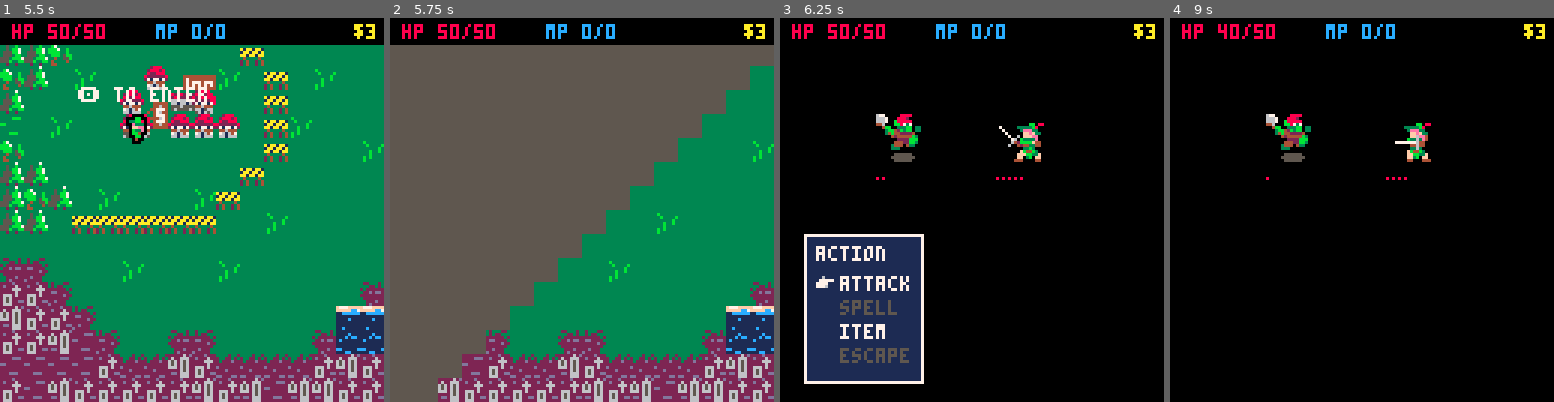
Above: before the commit, frames 1-4 (left to right).
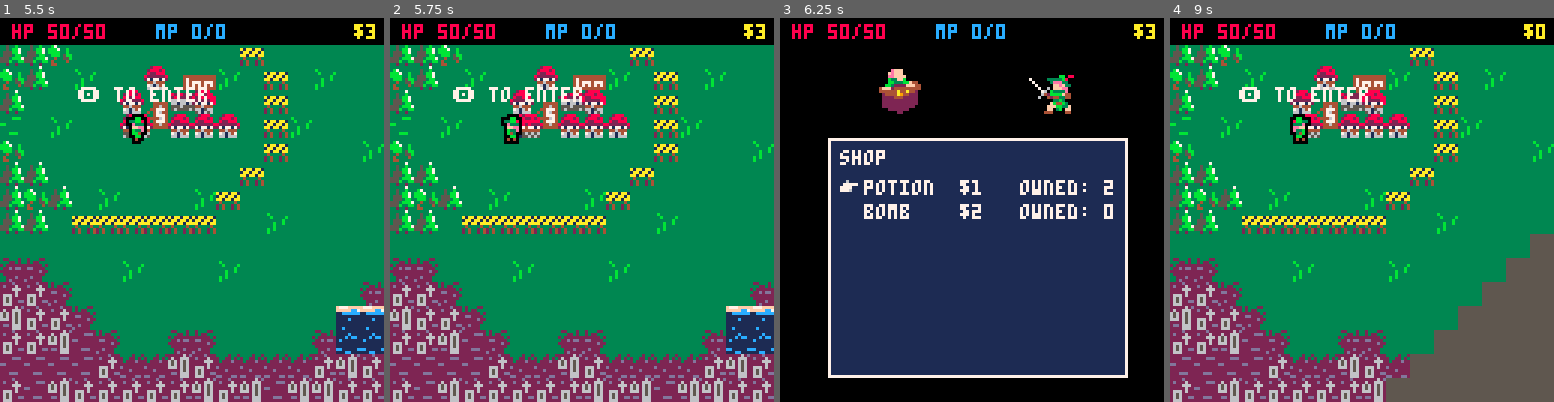
Above: after the commit, the same moments.

Repository: AddisonMink/pico8-rpg
Game: PICO-8 cartridge main.p8
Two runs of this game, one before a commit and one after it. Both use one fixed random seed, a clock stepped at 60 frames per second and the inputs below.
Inputs:
- Up to frame 1 (5.5 s): tap X (X key) at 0.33, 1.07, 1.85, 2.97, 4.08, 5.2 s; tap O (Z key) at 0.7, 1.7, 2.1, 2.5, 2.9, 3.3, 3.7, 4.1, 4.5, 4.9, 5.3 s; hold Right 1.6-2.1 s; hold Up 2.15-2.42 s; hold Right 2.47-3.03 s; hold Left 3.08-3.58 s; hold Down 3.63-3.97 s; hold Right 4.02-4.68 s; hold Up 4.73-5.03 s; hold Left from 5.08 s (still down)
- Up to frame 2 (5.75 s): release Left at 5.68 s; tap O (Z key) at 5.7 s; hold Down from 5.73 s (still down)
- Up to frame 3 (6.25 s): release Down at 6.03 s; hold Right from 6.08 s (still down); tap O (Z key) at 6.1 s
- Up to frame 4 (9 s): tap X (X key) at 6.32, 7.43, 8.55 s; tap O (Z key) every 0.4 s from 6.5 to 8.9 s; release Right at 6.58 s; hold Right 6.63-7.13 s; hold Up 7.18-7.45 s; hold Right 7.5-8.07 s; hold Left 8.12-8.62 s; hold Down from 8.67 s (still down)

Frame 1 is identical in both runs. In frame 2, 51% of the frame differs, in the area x 0-100%, y 7-100%; in frame 3, 47%; in frame 4, 93%, in the area x 0-100%, y 1-100%.

Commit message:
add battle background. add different encounter tables for different regions.

Diff:
--- a/battle.lua
+++ b/battle.lua
@@ -1,5 +1,6 @@
-function battle_new(enemy)
+function battle_new(enemy, background_id)
   -- #region constants
+  background_id = background_id or 172
   local animation_fps = 12
   local attack_id_offsets = { 2, 4, 7 }
   local attack_widths = { 2, 3, 3 }
@@ -16,6 +17,13 @@
   local flash, anim, message, t0 = nil, nil, nil, time()
   local state = "player_turn"
   local me = {}
+
+  local function draw_background()
+    for x = 0, 8 do
+      local x = camera_x + x * 16
+      spr(background_id, x, camera_y + 8, 2, 2)
+    end
+  end
 
   local function draw_message(text, color)
     local x = camera_x + 64 - (#text * 2)
@@ -251,7 +259,7 @@
 
   function me:draw()
     cls()
-
+    draw_background()
     draw_unit(enemy, camera_x + 32, camera_y + 32)
     draw_unit(player, camera_x + 72, camera_y + 32)
 
--- a/game.lua
+++ b/game.lua
@@ -32,7 +32,7 @@
         dialogue = result
         transition(world, dialogue, "dialogue")
       elseif code == "battle" then
-        battle = battle_new(result)
+        battle = battle_new(result.enemy, result.background_id)
         transition(world, battle, "battle")
       elseif code == "scripted_battle" then
         battle = battle_new(result.spawn())
--- a/main.p8
+++ b/main.p8
@@ -114,22 +114,22 @@
 0000000fffbb33f00000000ffbb33f000000000000fff3bb3fff00000000000000fff3bb3fff0000000000000000000000000000000000000070070007777700
 0000000ff03b0ff00000000ff3b0ff0000000000000ff03b00fff00000000000000ff03b00fff000000000000000000000000000000000000700007007070700
 00000044400004400000000440004440000000000044400000044000000000000044400000044000000000000000000000000000000000000000000000000000
-000000000000000000000000000000000000000000000000000000000000006600000000000000000000000000000000c5cc7ccc5ccccc5c0000000000000000
-000000000000000000000000000000000000000000000000000000000000666000000000000000000000000000000000555bb7cc5ccbcc5c0000000000000000
-0888880000000000000000000000000000000000000000000000000000666000000000000000000000000000000000005555bbc555cbc5550000000000000000
-000888880000000000000000000000000000000000000000000000006660000000000000000000000000000000000000353bbb5555bb75550000000000000000
-00008988800000000000000088888800000000000000000000000006760000000000000060000000000000000000000033b55b73535bb5550000000000000000
-00000899888000000000008888888000000000000000000000000067600000000000006600000000000000000000000053bbbb5333bb53530000000000000000
-0000089998880000000008888988000000000000000000000000067600000000000006600000000000000000000000003b55bbb5535bb3350000000000000000
-000089979988800000008888998000000000000000000000000067600000000000006760000000000000060000000000bbbbbbb5bb55b7330000000000000000
-000089977998800000088889998000000000888888000000000677600000000000067600000000000000600000000000555b5b555bbbbb570000000000000000
-00088997799988000008889979980000000000888880000000677600000000000067600000000000000660000000000053334533bbbb5bb30000000000000000
-00889977799998000088889779988800000000089888800007776000000000000677600000000000006700000000000033534333555bbbb30000000000000000
-0889977777999800008889977999888000000088999888007777600000000000077760000000000007760000000000003333433bbbb5bb5b0000000000000000
-089977777779980000889977779998800000888997998880777700000000000007760000000000000770000000000000333343b3333433330000000000000000
-00997777777998000089977777999880000888997779988077770000000000000770000000000000000000000000000033533333b33433b30000000000000000
-0009977777799000008997777799888000088997777998807770000000000000000000000000000000000000000000003333b333333433330000000000000000
-000997777799000000089977799980000008899777799880070000000000000000000000000000000000000000000000b333333b3b333b330000000000000000
+000000000000000000000000000000000000000000000000000000000000006600000000000000000000000000000000c5cc7ccc5ccccc5ccccccccccccccccc
+000000000000000000000000000000000000000000000000000000000000666000000000000000000000000000000000555bb7cc5ccbcc5ccccccccccccccccc
+0888880000000000000000000000000000000000000000000000000000666000000000000000000000000000000000005555bbc555cbc555cccccccccccccccc
+000888880000000000000000000000000000000000000000000000006660000000000000000000000000000000000000353bbb5555bb7555cccccccccccccccc
+00008988800000000000000088888800000000000000000000000006760000000000000060000000000000000000000033b55b73535bb555cccccccccccccccc
+00000899888000000000008888888000000000000000000000000067600000000000006600000000000000000000000053bbbb5333bb5353cbcccccccccccccc
+0000089998880000000008888988000000000000000000000000067600000000000006600000000000000000000000003b55bbb5535bb335cbc5cccccccccccc
+000089979988800000008888998000000000000000000000000067600000000000006760000000000000060000000000bbbbbbb5bb55b733bbb553333333bb33
+000089977998800000088889998000000000888888000000000677600000000000067600000000000000600000000000555b5b555bbbbb57353533b333333333
+00088997799988000008889979980000000000888880000000677600000000000067600000000000000660000000000053334533bbbb5bb333333333333333b3
+00889977799998000088889779988800000000089888800007776000000000000677600000000000006700000000000033534333555bbbb333333b3333b333b3
+0889977777999800008889977999888000000088999888007777600000000000077760000000000007760000000000003333433bbbb5bb5b33b3333333333333
+089977777779980000889977779998800000888997998880777700000000000007760000000000000770000000000000333343b3333433333333333b33b333b3
+00997777777998000089977777999880000888997779988077770000000000000770000000000000000000000000000033533333b33433b33333b333b3b33b33
+0009977777799000008997777799888000088997777998807770000000000000000000000000000000000000000000003333b33333343333333b3333b3333b33
+000997777799000000089977799980000008899777799880070000000000000000000000000000000000000000000000b333333b3b333b333333333333333333
 00000000000000000000000000000000000000000000000000000000000000000000000000000000000000000000000000000000000000000000000000000000
 000000000000000000000000000000000000dd000000000000000000000000000000000000000000000000000000000000000000000000000000000000000000
 0000000000000000000000000ddd0000000deed00000dd0000000000000000000000000000000000000000000000000000000000000000000000000000000000
--- a/world.lua
+++ b/world.lua
@@ -25,6 +25,11 @@
   camera(camera_x, camera_y)
 
   -- #endregion
+
+  local encounter_map = {
+    [0] = { background_id = 174, enemies = { goblin_new, goblin_new, hobgoblin_new } },
+    [11] = { background_id = 172, enemies = { goblin_new, hobgoblin_new, witch_new } }
+  }
 
   local dialogue_map = {
     ["14,15"] = dialogue_town_shop,
@@ -115,9 +120,14 @@
 
     if steps >= steps_to_battle then
       steps = 0
+      local encounter = encounter_map[tile_id]
+      if not encounter then return end
       local battle = rnd(100) < battle_chance
       if battle then
-        return "battle", rnd(random_encounters)()
+        return "battle", {
+          background_id = encounter.background_id,
+          enemy = rnd(encounter.enemies)()
+        }
       end
     end
 
